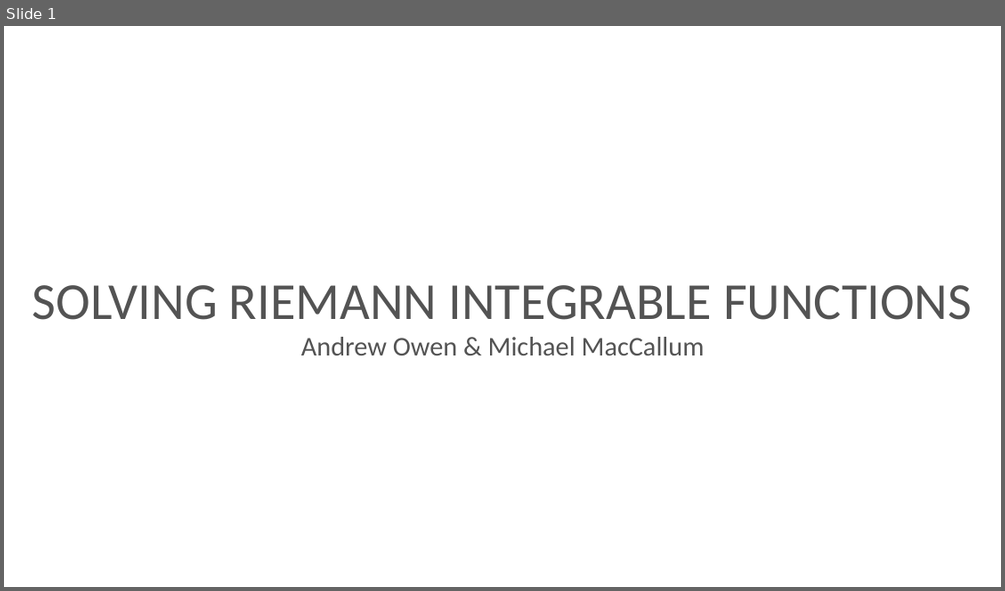
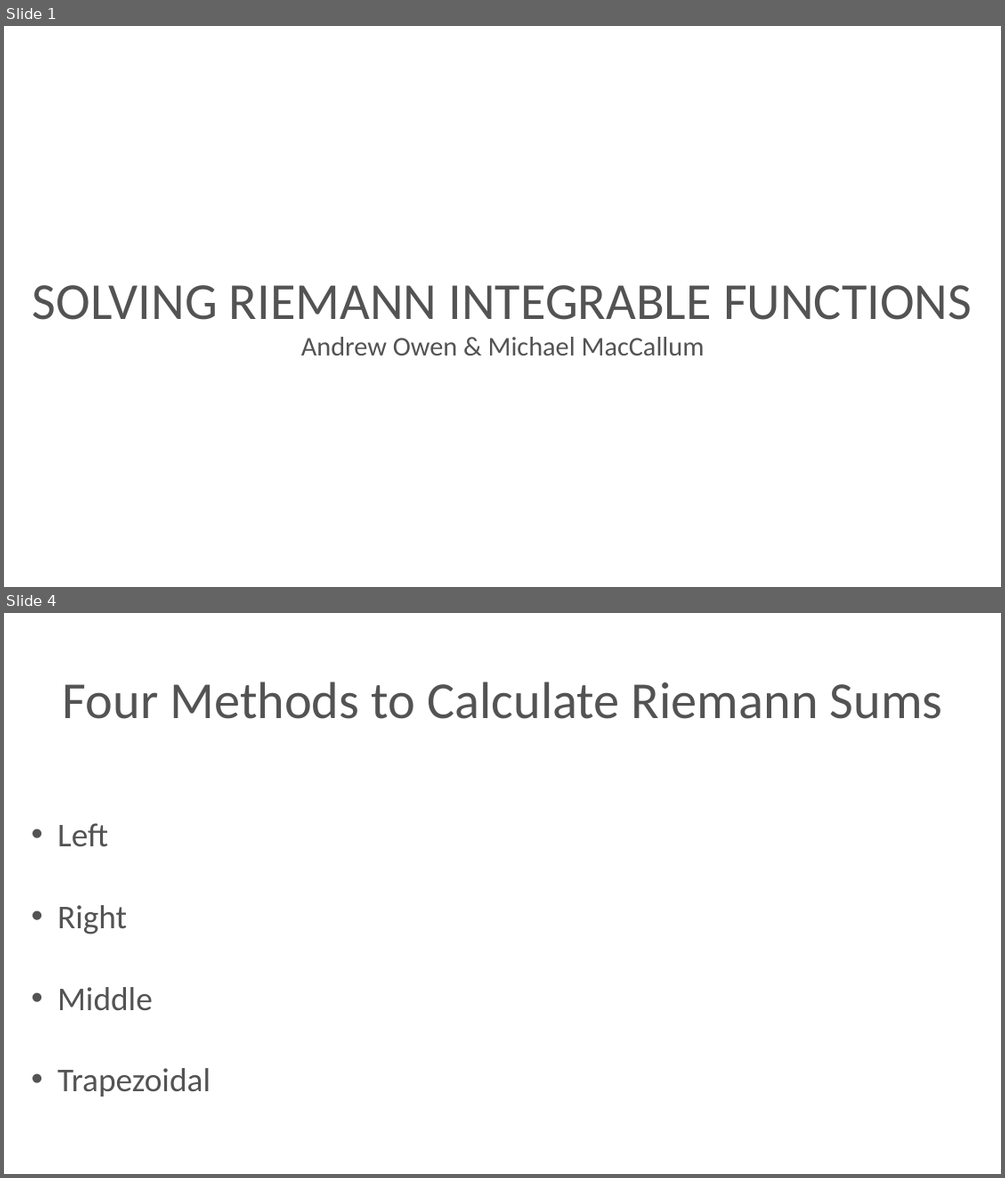
Before and after one commit to NSPostWhenIdle/RiemannSumsProject, a slide deck: Slides/RoughDraft.ppt. Shown one above the other, each under a label of ours: slide 1 before the commit, slides 1 and 4 after it; the slides between them are not shown. The pictures are 1005x591 and 1005x1178 pixels, drawn with LibreOffice and Linux fonts; fonts in the diff are those of the drawing; background and template pictures are left out. Boxes give left, top, right and bottom in pixels: in the first picture for what was removed or moved away, otherwise in the second. Text is boxed around its words. In the diff, an @@ line names an element or a change of style, - is before the commit and + after.

```diff
--- a/Slides/RoughDraft.ppt
+++ b/Slides/RoughDraft.ppt
@@ slide 4 added at [4,613,1001,1174], background picture (left out) @@
@@ title added at [63,682,943,719], 100 pt, text #535353 @@
+Four Methods to Calculate Riemann Sums
@@ text added at [57,823,210,1096], 64 pt, text #535353 @@
+• Left
+• Right
+• Middle
+• Trapezoidal
```
Also in this commit, not shown: 1 slide changed, 5 other slides added, 5 slides removed, 2 other files.
